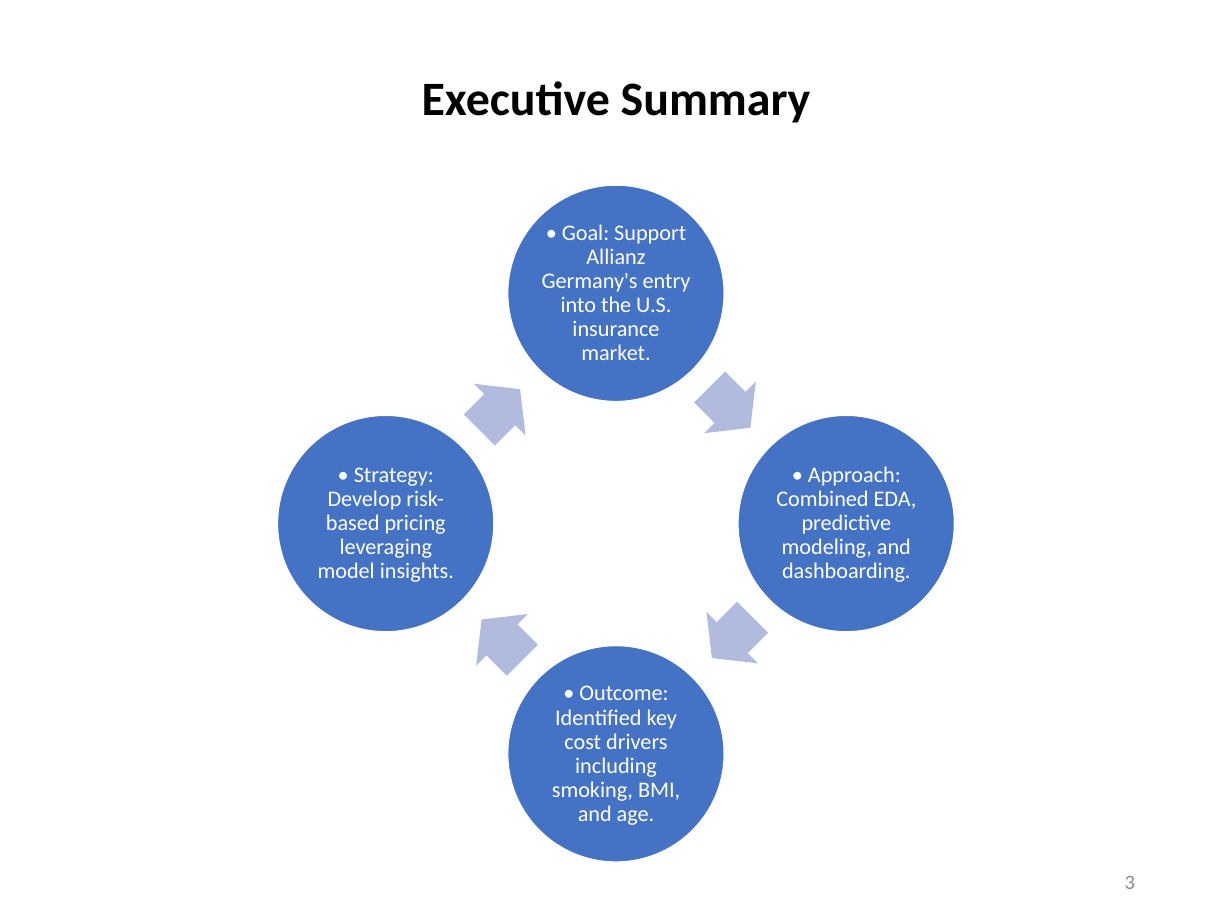
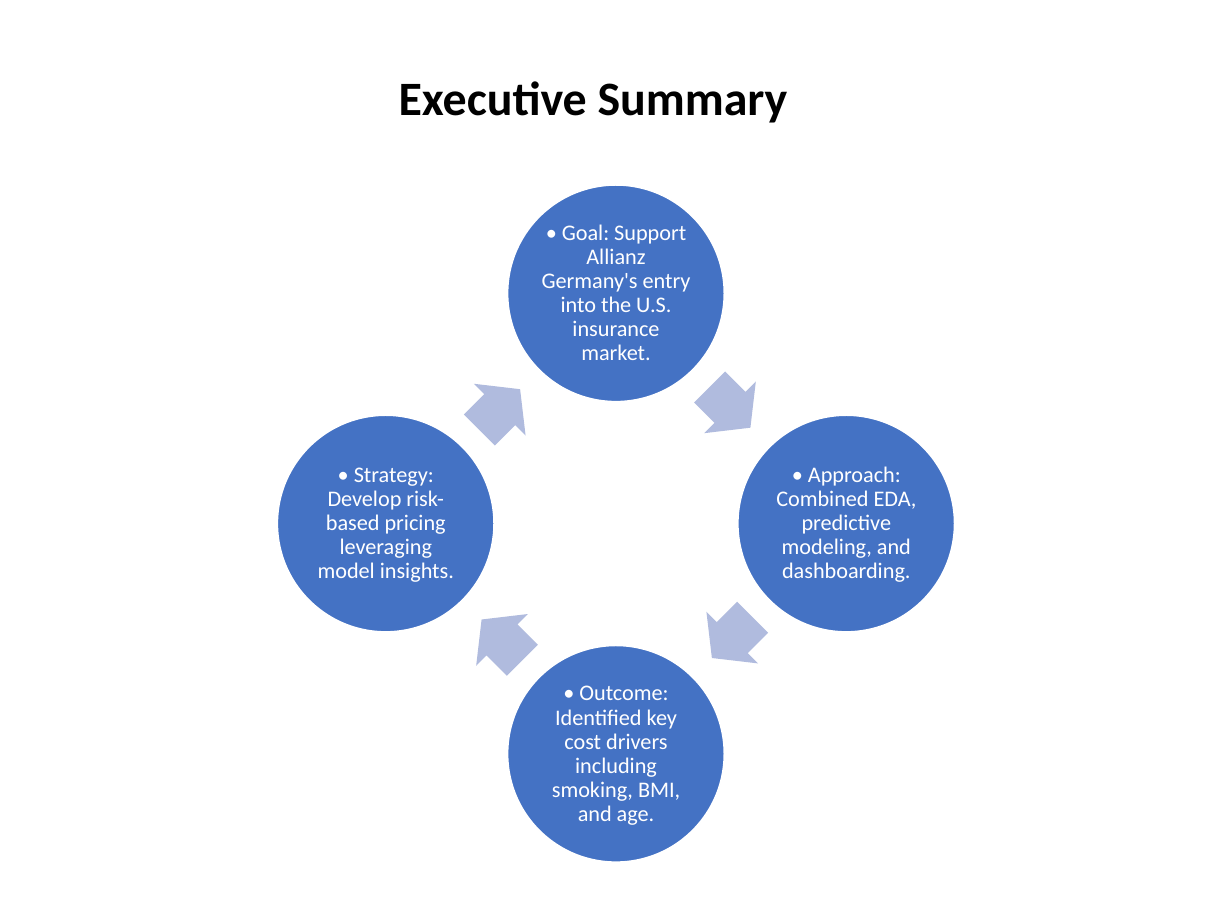
Before and after one commit to Sruthi-t-das/Med_Insurance_Finalproject, a slide deck: slide 4 of Allianz_US_Insurance_Strategy_PPTX.pptx (slide 3 before the commit). Drawn at 1232x924 pixels with LibreOffice and Linux fonts; fonts in the diff are those of the drawing. Boxes give left, top, right and bottom in pixels: in the first picture for what was removed or moved away, otherwise in the second. Text is boxed around its words. In the diff, an @@ line names an element or a change of style, - is before the commit and + after.

```diff
--- a/Allianz_US_Insurance_Strategy_PPTX.pptx
+++ b/Allianz_US_Insurance_Strategy_PPTX.pptx
@@ text "Executive Summary": place and size @@
-text "Executive Summary" at (422,81,811,123)
+text "Executive Summary" at (399,81,788,123)
@@ page number removed at (1125,876,1135,889) @@
-3
```
Also in this commit, not shown: 23 other slides changed, 1 slide added, 5 other files.
